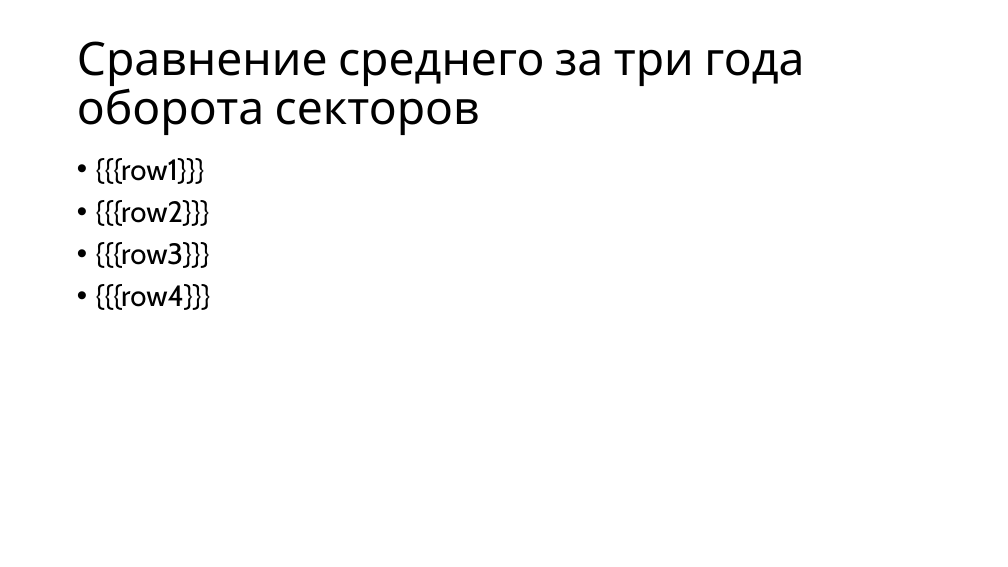
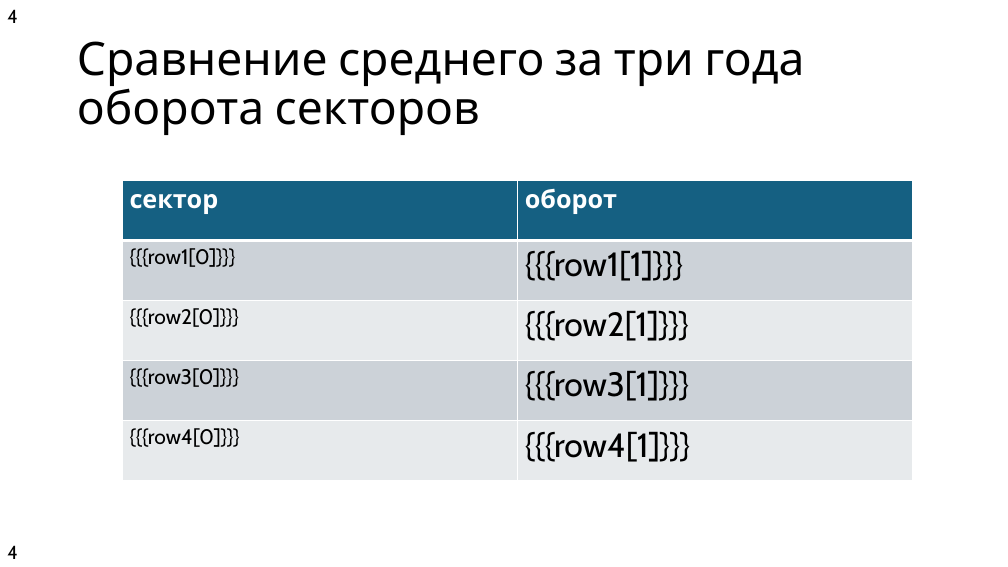
Before and after one commit to s21dlemanskiy/visualisation_kursach, a slide deck: slide 4 of Tamplate.pptx. Drawn at 1008x567 pixels with LibreOffice and Linux fonts; fonts in the diff are those of the drawing. Boxes give left, top, right and bottom in pixels: in the first picture for what was removed or moved away, otherwise in the second. Text is boxed around its words. In the diff, an @@ line names an element or a change of style, - is before the commit and + after.

```diff
--- a/Tamplate.pptx
+++ b/Tamplate.pptx
@@ text added at box(7, 9, 18, 23), 18 pt, text #000000 @@
+4
@@ text removed at box(96, 158, 211, 310) @@
-• {{{row1}}}
-• {{{row2}}}
-• {{{row3}}}
-• {{{row4}}}
@@ table added at box(122, 180, 913, 481), 5 rows, 2 columns @@
+сектор | оборот
+{{{row1[0]}}} | {{{row1[1]}}}
+{{{row2[0]}}} | {{{row2[1]}}}
+{{{row3[0]}}} | {{{row3[1]}}}
+{{{row4[0]}}} | {{{row4[1]}}}
@@ text added at box(7, 545, 18, 559), 18 pt, text #000000 @@
+4
```
Also in this commit, not shown: 16 other slides changed, 1 slide added, 3 other files.
